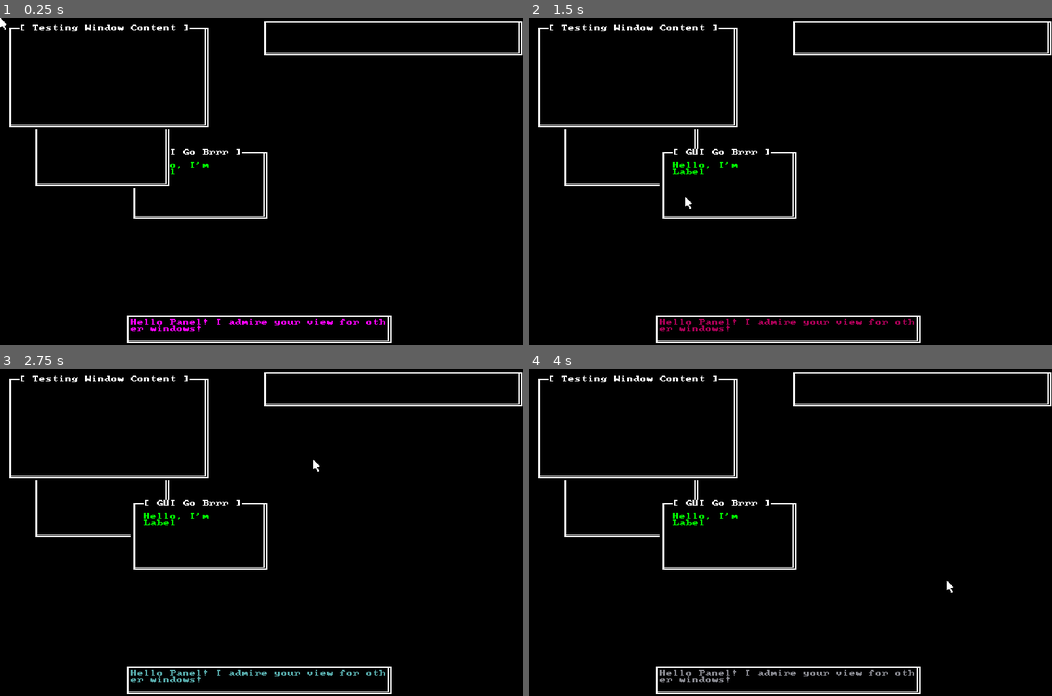
Above: before the commit, frames 1-4 (two rows, left to right).
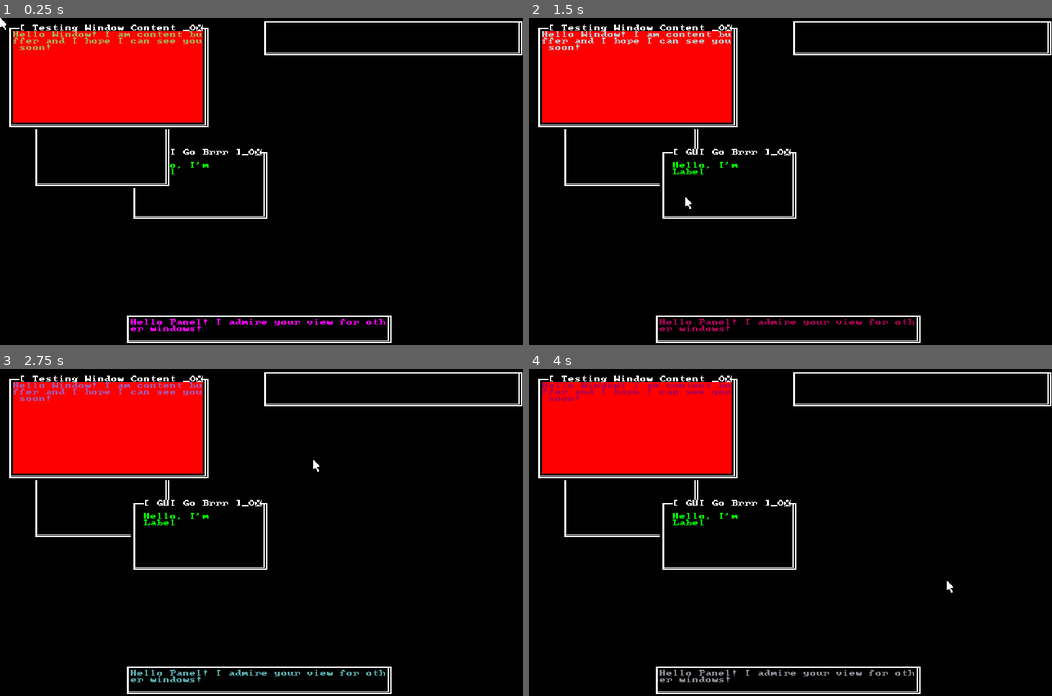
Above: after the commit, the same moments.

Repository: Honzapkcz/godot-de
Game: Godot game, scene res://wm.tscn
Two runs of this game, one before a commit and one after it. Both use one fixed random seed, a clock stepped at 60 frames per second and the inputs below.
Inputs (mouse positions are in pixels of both pictures, inside the frame that each line leads up to):
- Up to frame 1 (0.25 s): no input
- Up to frame 2 (1.5 s): tap Enter at 0.5 s; move the mouse to (905, 165) at 0.52 s; click (905, 165) at 0.67 s; tap Space at 1.25 s; move the mouse to (685, 197) at 1.27 s; click (685, 197) at 1.42 s
- Up to frame 3 (2.75 s): move the mouse to (313, 460) at 2.02 s; click (313, 460) at 2.17 s
- Up to frame 4 (4 s): move the mouse to (764, 597) at 2.77 s; click (764, 597) at 2.92 s; move the mouse to (947, 581) at 3.52 s; click (947, 581) at 3.67 s

The runs differ from the first frame. In frame 1, 10% of the frame differs, in the area x 2-50%, y 2-42%; in frame 2, 10%; in frame 3, 10%; in frame 4, 10%.

Commit message:
Fixed issues with title overdraw, content not rendering & added min., max. and close buttons

Diff:
--- a/TextWindow.gd
+++ b/TextWindow.gd
@@ -11,12 +11,30 @@
 		value.content.COLS = rect.size.x - 1
 		value.content.LINES = rect.size.y - 1
 		child = value
-var title: String
-var button_offset: int = 2
-var title_offset: int = 2
-var fg_color: int = 15
-var bg_color: int = 0
-var border: = TextBuffer.BorderChars.new()
+var title: String:
+	set(value):
+		title = value
+		redraw = true
+var button_offset: int = 3:
+	set(value):
+		button_offset = value
+		redraw = true
+var title_offset: int = 2:
+	set(value):
+		title_offset = value
+		redraw = true
+var fg_color: int = 15:
+	set(value):
+		fg_color = value
+		redraw = true
+var bg_color: int = 0:
+	set(value):
+		bg_color = value
+		redraw = true
+var border: = TextBuffer.BorderChars.new():
+	set(value):
+		border = value
+		redraw = true
 var motion_state: int
 var motion_origin: Vector2
 var motion_delta: Vector2
@@ -36,22 +54,24 @@
 
 
 func draw():
-	content.attron(fg_color, bg_color)
-	content.move(0, 0)
-	content.rect(0x00, rect.size.x, rect.size.y)
-	content.border(border, rect.size.x, rect.size.y)
-	content.move(title_offset, 0)
-	content.addchstr(content.str2brr("[ " + title + " ]"))
-	#content.move(rect.position.x + rect.size.x - button_offset, rect.position.y)
-	#content.addch(0x94, fg_color, bg_color)
-	#content.move(rect.position.x + rect.size.x - button_offset + 1, rect.position.y)
-	#content.addch(content.ch2int('O'), fg_color, bg_color)
-	#content.move(rect.position.x + rect.size.x - button_offset + 2, rect.position.y)
-	#content.addch(content.ch2int('X'), bg_color, fg_color)
+	redraw = true # HACK
 	if child:
 		redraw = redraw or child.redraw
 		child.draw()
-		if redraw:
+	if redraw:
+		content.attron(fg_color, bg_color)
+		content.move(0, 0)
+		content.rect(0x00, rect.size.x, rect.size.y)
+		content.border(border, rect.size.x, rect.size.y)
+		content.move(title_offset, 0)
+		content.addchstr(content.str2brr(("[ " + title + " ]").substr(0, max(rect.size.x - button_offset - title_offset, 0))))
+		content.move(rect.size.x - button_offset, 0)
+		content.addch(0x94, fg_color, bg_color)
+		content.move(rect.size.x - button_offset + 1, 0)
+		content.addch(content.ch2int('O'), fg_color, bg_color)
+		content.move(rect.size.x - button_offset + 2, 0)
+		content.addch(content.ch2int('X'), bg_color, fg_color)
+		if child:
 			child.content.copy(content, 1, 1)
 
 func move(pos: Vector2i):
@@ -78,6 +98,7 @@
 	rect.size = size
 	content.COLS = size.x + 1
 	content.LINES = size.y + 1
+	redraw = true
 	if child:
 		child.rect.size = rect.size - Vector2i(2, 2)
 
